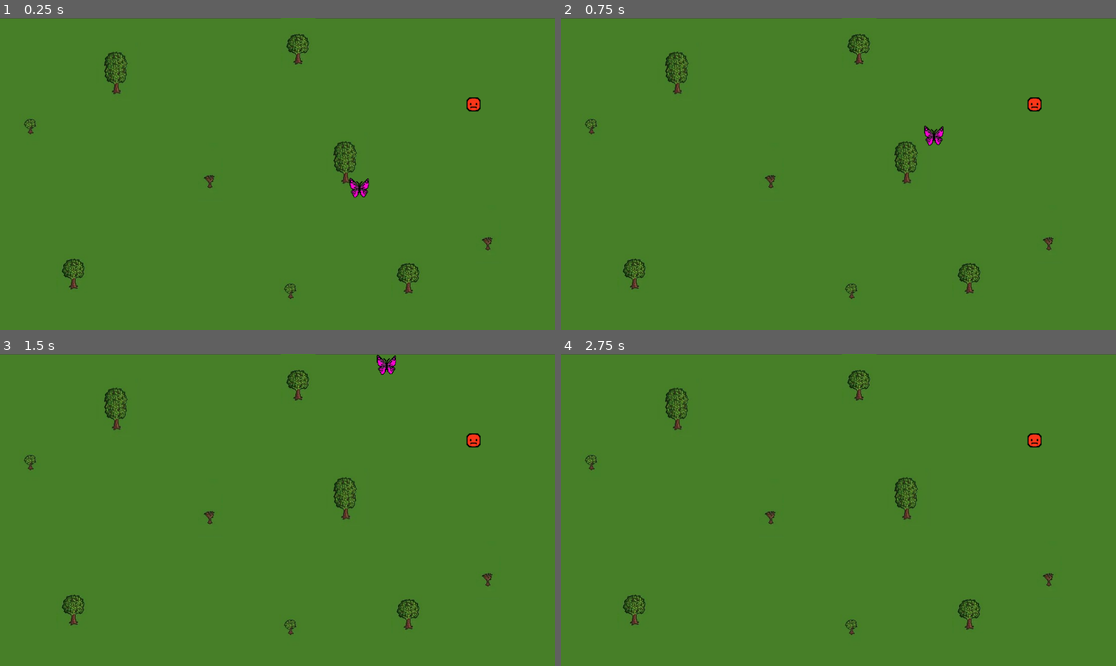
Above: before the commit, frames 1-4 (two rows, left to right).
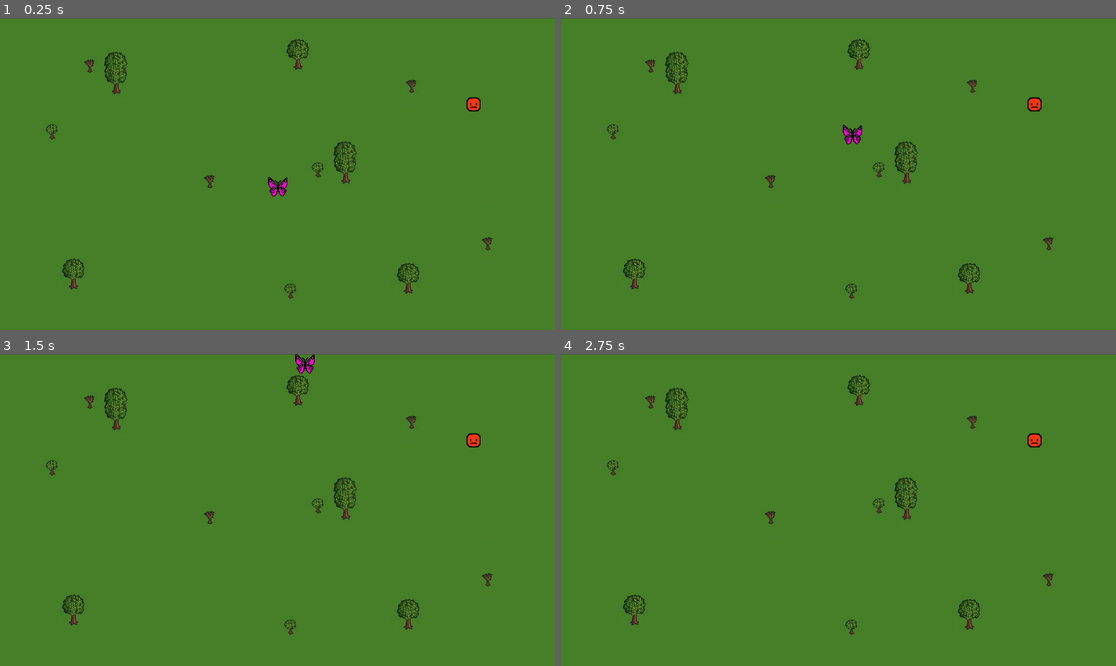
Above: after the commit, the same moments.

Repository: Robertas-Ba/joymakerGame
Game: Godot game, scene res://map.tscn
The game is run twice, just before and just after one commit, with the same random seed, the same clock (stepped at 60 frames per second) and the same inputs. This scene is started directly instead of the project's main scene.
Inputs:
- Up to frame 1 (0.25 s): no input
- Up to frame 2 (0.75 s): tap Enter at 0.5 s; hold W (move_up) from 0.53 s (still down); tap D (move_rigth) at 0.6 s
- Up to frame 3 (1.5 s): release W (move_up) at 1.28 s; hold S (move_down) from 1.28 s (still down); tap D (move_rigth) at 1.35 s
- Up to frame 4 (2.75 s): release S (move_down) at 2.03 s; hold W (move_up) from 2.03 s (still down); tap D (move_rigth) at 2.1 s

The runs differ from the first frame. In frame 1, 0.8% of the frame differs, in the area x 4-75%, y 0-58%; in frame 2, 0.8%; in frame 3, 0.8%; in frame 4, 0.5%.

Commit message:
added more scenery
more scenery

Diff:
--- a/map.tscn
+++ b/map.tscn
@@ -15,7 +15,11 @@
 color = Color(0.278431, 0.498039, 0.156863, 1)
 
 [node name="Tree2" type="Sprite2D" parent="."]
-position = Vector2(65, 219)
+position = Vector2(662, 309)
+texture = ExtResource("2_iw27f")
+
+[node name="Tree9" type="Sprite2D" parent="."]
+position = Vector2(110, 230)
 texture = ExtResource("2_iw27f")
 
 [node name="Tree3" type="Sprite2D" parent="."]
@@ -38,12 +42,20 @@
 position = Vector2(1016, 448)
 texture = ExtResource("4_05x41")
 
+[node name="TreeD3" type="Sprite2D" parent="."]
+position = Vector2(858, 121)
+texture = ExtResource("4_05x41")
+
+[node name="TreeD4" type="Sprite2D" parent="."]
+position = Vector2(190, 79)
+texture = ExtResource("4_05x41")
+
 [node name="Tree4" type="Sprite2D" parent="."]
 position = Vector2(155, 526)
 texture = ExtResource("5_gqbix")
 
 [node name="Tree7" type="Sprite2D" parent="."]
-position = Vector2(621, 59)
+position = Vector2(621, 70)
 texture = ExtResource("5_gqbix")
 
 [node name="Tree8" type="Sprite2D" parent="."]
@@ -54,4 +66,4 @@
 position = Vector2(985, 177)
 
 [node name="Player" parent="." instance=ExtResource("6_iw27f")]
-position = Vector2(748, 352)
+position = Vector2(579, 350)
